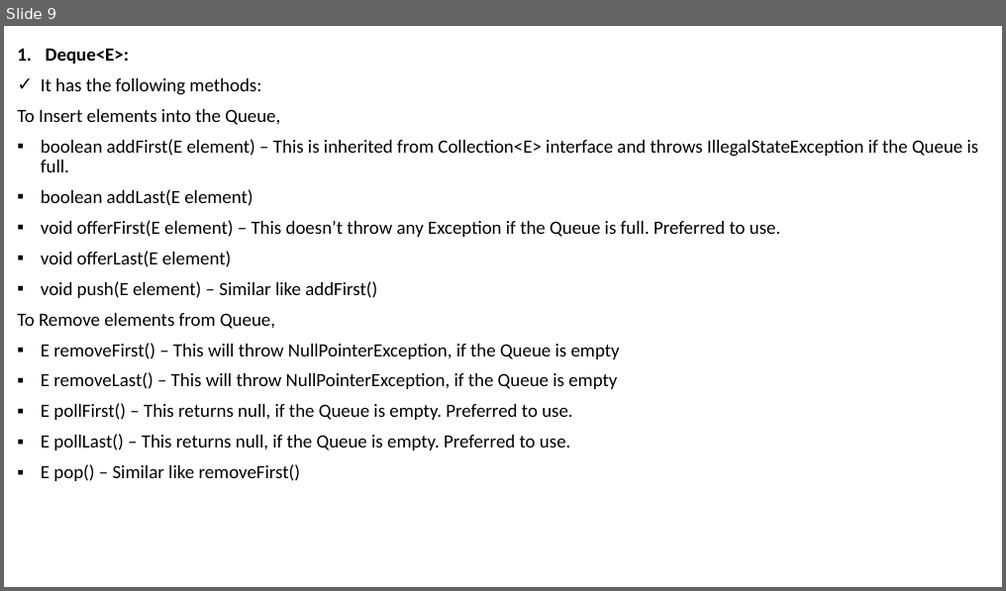
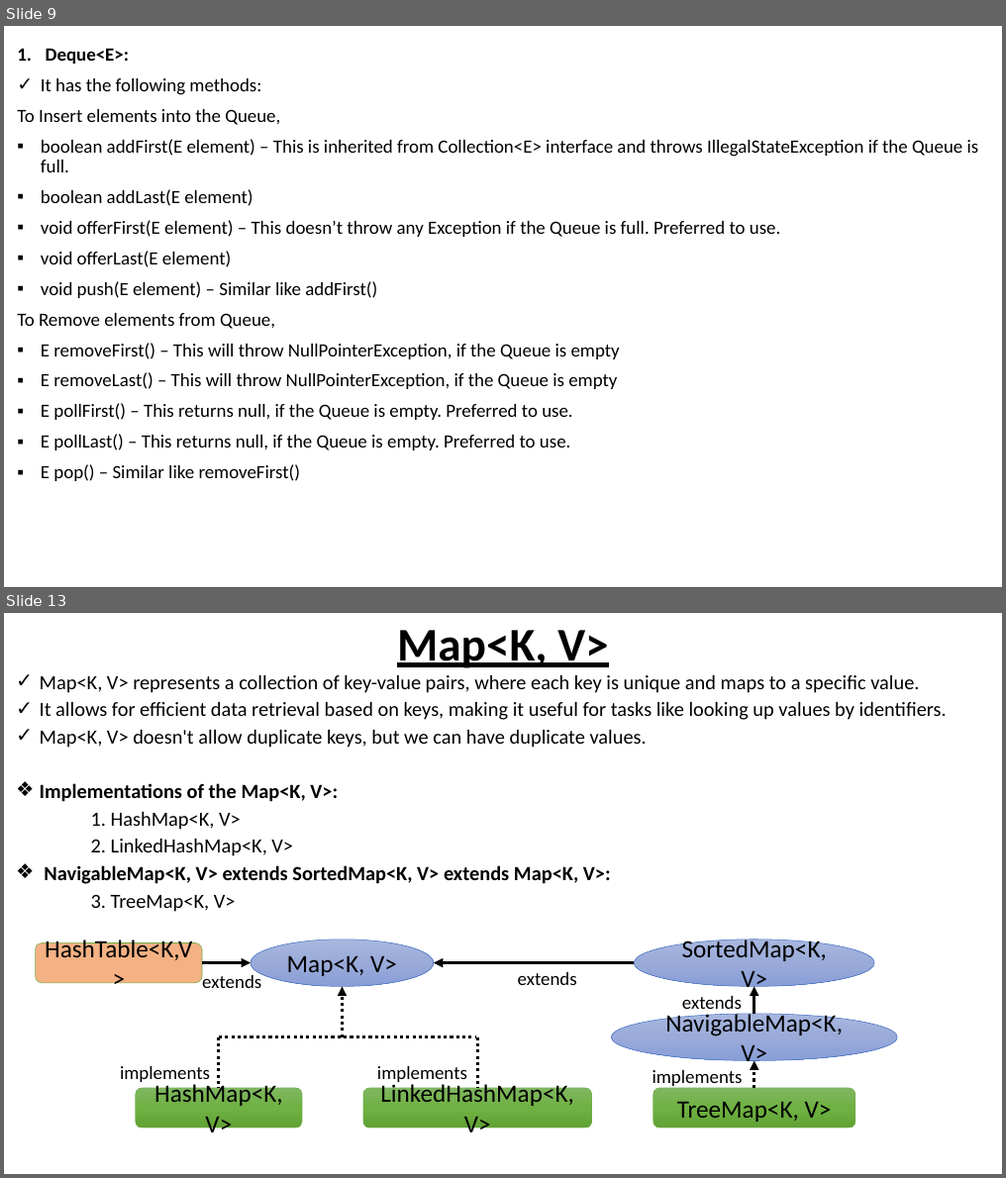
Before and after one commit to the-dev-pal/knowledge-rewards, a slide deck: src/Java/Collections/Collections.pptx. Shown one above the other, each under a label of ours: slide 9 before the commit, slides 9 and 13 after it; the slides between them are not shown. The pictures are 1006x591 and 1006x1178 pixels, drawn with LibreOffice and Linux fonts; fonts in the diff are those of the drawing. Boxes give left, top, right and bottom in pixels: in the first picture for what was removed or moved away, otherwise in the second. Text is boxed around its words. In the diff, an @@ line names an element or a change of style, - is before the commit and + after.

Commit message:
Collections-2

```diff
--- a/src/Java/Collections/Collections.pptx
+++ b/src/Java/Collections/Collections.pptx
@@ slide 13 added at (x1=4, y1=613, x2=1002, y2=1174), background #FFFFFF @@
@@ text added at (x1=397, y1=630, x2=608, y2=668), 45 pt, text #000000, bold, underline @@
+Map<K, V>
@@ text added at (x1=40, y1=675, x2=946, y2=912), 19.4 pt, text #000000 @@
+✓ Map<K, V> represents a collection of key-value pairs, where each key is unique and maps to a specific value.
+✓ It allows for efficient data retrieval based on keys, making it useful for tasks like looking up values by identifiers.
+✓ Map<K, V> doesn't allow duplicate keys, but we can have duplicate values.
+❖ Implementations of the Map<K, V>:
+1. HashMap<K, V>
+2. LinkedHashMap<K, V>
+❖ NavigableMap<K, V> extends SortedMap<K, V> extends Map<K, V>:
+3. TreeMap<K, V>
@@ rounded rectangle added at (x1=36, y1=943, x2=202, y2=983), fill #F4B183, outline #70AD47 0.5 pt, 24 pt, text #000000 @@
+HashTable<K,V>
@@ arrow added from (202, 963) to (251, 963), #000000 3 pt @@
@@ ellipse added at (x1=251, y1=940, x2=434, y2=986), fill gradient #A8B7DF to #9AABD9 to #889ED7, outline #4472C4 0.5 pt, 24 pt, text #000000 @@
+Map<K, V>
@@ arrow added from (635, 963) to (434, 963), #000000 3 pt @@
@@ ellipse added at (x1=635, y1=940, x2=874, y2=986), fill gradient #A8B7DF to #9AABD9 to #889ED7, outline #4472C4 0.5 pt, 24 pt, text #000000 @@
+SortedMap<K, V>
@@ text added at (x1=202, y1=973, x2=261, y2=988), 18 pt, text #000000 @@
+extends
@@ arrow added from (343, 1038) to (343, 986), #000000 3 pt dashed @@
@@ text added at (x1=518, y1=972, x2=577, y2=985), 18 pt, text #000000 @@
+extends
@@ text added at (x1=682, y1=996, x2=742, y2=1014), 18 pt, text #000000 @@
+extends
@@ arrow added from (754, 1014) to (754, 986), #000000 3 pt @@
@@ ellipse added at (x1=611, y1=1014, x2=897, y2=1061), fill gradient #A8B7DF to #9AABD9 to #889ED7, outline #4472C4 0.5 pt, 24 pt, text #000000 @@
+NavigableMap<K, V>
@@ line added from (219, 1038) to (475, 1038), #000000 3 pt dashed @@
@@ line added from (219, 1038) to (219, 1088), #000000 3 pt dashed @@
@@ line added from (478, 1038) to (478, 1088), #000000 3 pt dashed @@
@@ text added at (x1=120, y1=1066, x2=210, y2=1085), 18 pt, text #000000 @@
+implements
@@ text added at (x1=377, y1=1066, x2=467, y2=1085), 18 pt, text #000000 @@
+implements
@@ text added at (x1=652, y1=1070, x2=743, y2=1088), 18 pt, text #000000 @@
+implements
@@ arrow added from (754, 1088) to (754, 1061), #000000 3 pt dashed @@
@@ rounded rectangle added at (x1=136, y1=1088, x2=303, y2=1128), fill gradient #81B861 to #6FB242 to #62A336, outline #70AD47 0.5 pt, 24 pt, text #000000 @@
+HashMap<K, V>
@@ rounded rectangle added at (x1=363, y1=1088, x2=592, y2=1128), fill gradient #81B861 to #6FB242 to #62A336, outline #70AD47 0.5 pt, 24 pt, text #000000 @@
+LinkedHashMap<K, V>
@@ rounded rectangle added at (x1=653, y1=1088, x2=855, y2=1128), fill gradient #81B861 to #6FB242 to #62A336, outline #70AD47 0.5 pt, 24 pt, text #000000 @@
+TreeMap<K, V>
```
Also in this commit, not shown: 5 slides changed, 4 other slides added, 7 other files.
